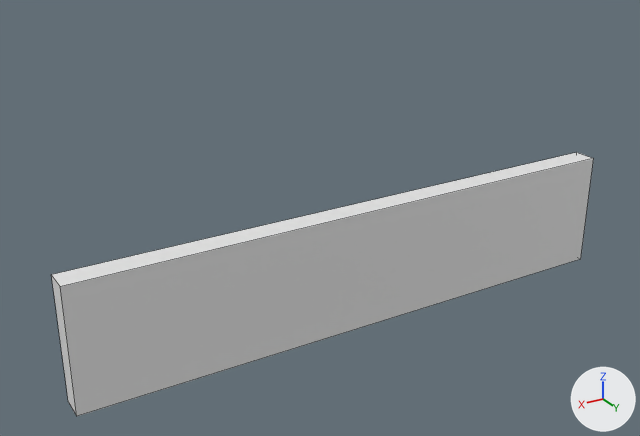
The Blender file Assets/Blender/Peshtadub-East.blend: old version first, new version second.
Rendered twice from a camera (50 mm lens) standing at (35.8, 52.0, 36.5) and looking at (3.3, -2.2, 9.4). Arrows for +X, +Y and +Z are at lower right; the lights stay in place. Mesh edges are drawn as thin lines.
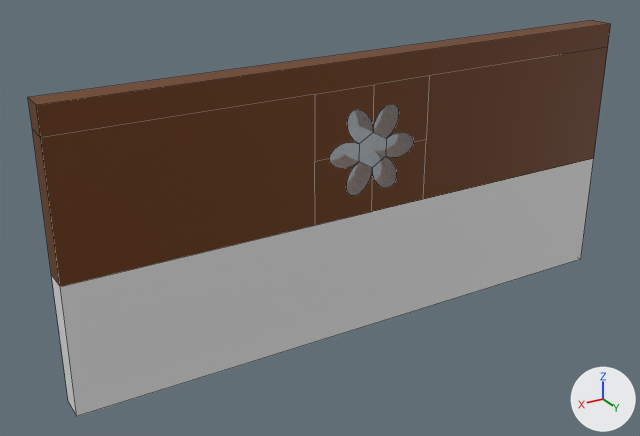
Commit message: complete Peshtadub-East wall model

The edits, one by one:
Material 'Material.001' (mat_material_001) is new.
Its base color is (0.8, 0.8, 0.8) (white #e7e7e7).
Material 'Material.003' (mat_material_003) is new.
Its base color is (0.146, 0.0373, 0.0) (brown #6b3600).
Material 'Material.002' (mat_material_002) is new.
Its base color is (0.8, 0.8, 0.8) (white #e7e7e7).
Its alpha is 0.25.
me_cube_001 is used by ob_cube; location (0.0, 0.0, 0.0).
me_cube_001 had 10 vertices, 6 faces and spanned x -24.0..24.0, y -2.0..0.0, z 0.0..16.0.
me_cube_001 now has 180 vertices, 113 faces and spans x -24.0..24.0, y -2.0..0.0, z 0.0..22.0.
Part 1, on me_cube_001:
3 faces are deleted.
98 vertices are added at x -24.0..24.0, y -2.0..0.0, z 10.0..22.0.
72 new vertices lie (0.0, 2.0, 0.0) away from vertices in x -3.8..3.8, y -2.0, z 11.6..18.4.
5 new faces join them, mat_material_001 (white #e7e7e7).
91 new faces join them, mat_material_003 (brown #6b3600).
14 new faces join them, mat_material_002 (white #e7e7e7).
me_cube_001 now uses material mat_material_001 (white #e7e7e7).
me_cube_001 now uses material mat_material_002 (white #e7e7e7).
me_cube_001 now uses material mat_material_003 (brown #6b3600).

Pixel boxes [x1, y1, x2, y2] of what changed, in the pictures (640 x 436 px):
'Cube', reshaped (8% wider, 50% taller): before [52, 152, 594, 416]; after [28, 20, 611, 416]
